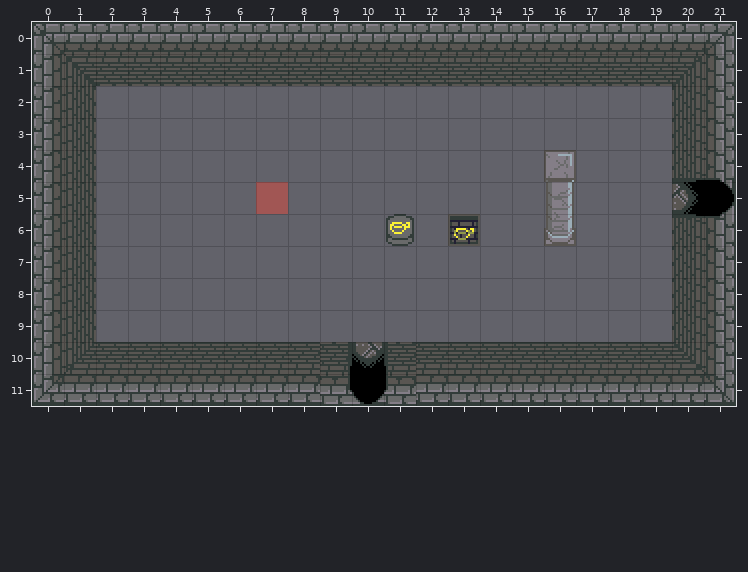
Tiled map -- assets/data/rooms/1.tmx. Above, as it was before the edit.
Cells are 64x64 px. Shown: x 0..21, y 0..11.
The result:
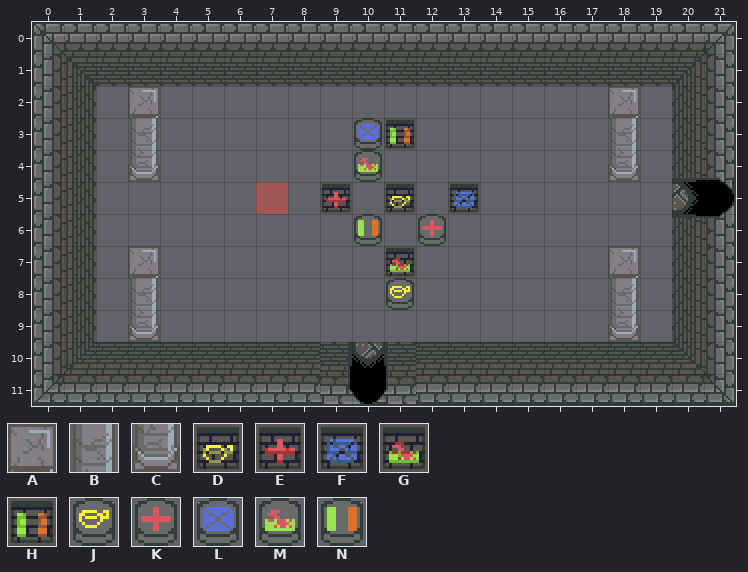
Key: from "tiles": A 5 "foreground", B 11 "foreground", C 17 "pillar", D 36 "hole", E 37 "hole", F 38 "hole", G 39 "hole", H 40 "hole", J 42 "stone", K 43 "stone", L 44 "stone", M 45 "stone", N 46 "stone".
_ is an empty cell.
From the commit log: made stones to match with their respective holes
Changes in this commit:
{"where": "layer \"Tile Layer 2\""}
{"y":2,"x":3,"old":"_","new":"A"}
{"y":2,"x":18,"old":"_","new":"A"}
{"y":3,"x":3,"old":"_","new":"B"}
{"y":3,"x":10,"old":"__","new":"LH"}
{"y":3,"x":18,"old":"_","new":"B"}
{"y":4,"x":3,"old":"_","new":"C"}
{"y":4,"x":10,"old":"_","new":"M"}
{"y":4,"x":16,"old":"A","new":"_"}
{"y":4,"x":18,"old":"_","new":"C"}
{"y":5,"x":9,"old":"_","new":"E"}
{"y":5,"x":11,"old":"_","new":"D"}
{"y":5,"x":13,"old":"_","new":"F"}
{"y":5,"x":16,"old":"B","new":"_"}
{"y":6,"x":10,"old":"_J_D","new":"N_K_"}
{"y":6,"x":16,"old":"C","new":"_"}
{"y":7,"x":3,"old":"_","new":"A"}
{"y":7,"x":11,"old":"_","new":"G"}
{"y":7,"x":18,"old":"_","new":"A"}
{"y":8,"x":3,"old":"_","new":"B"}
{"y":8,"x":11,"old":"_","new":"J"}
{"y":8,"x":18,"old":"_","new":"B"}
{"y":9,"x":3,"old":"_","new":"C"}
{"y":9,"x":18,"old":"_","new":"C"}
{"label":"added","picture_box":[128,86,160,182]}
{"label":"added","picture_box":[608,86,640,182]}
{"label":"changed","picture_box":[320,118,480,310]}
{"label":"removed","picture_box":[544,150,576,246]}
{"label":"added","picture_box":[128,246,160,342]}
{"label":"added","picture_box":[608,246,640,342]}
